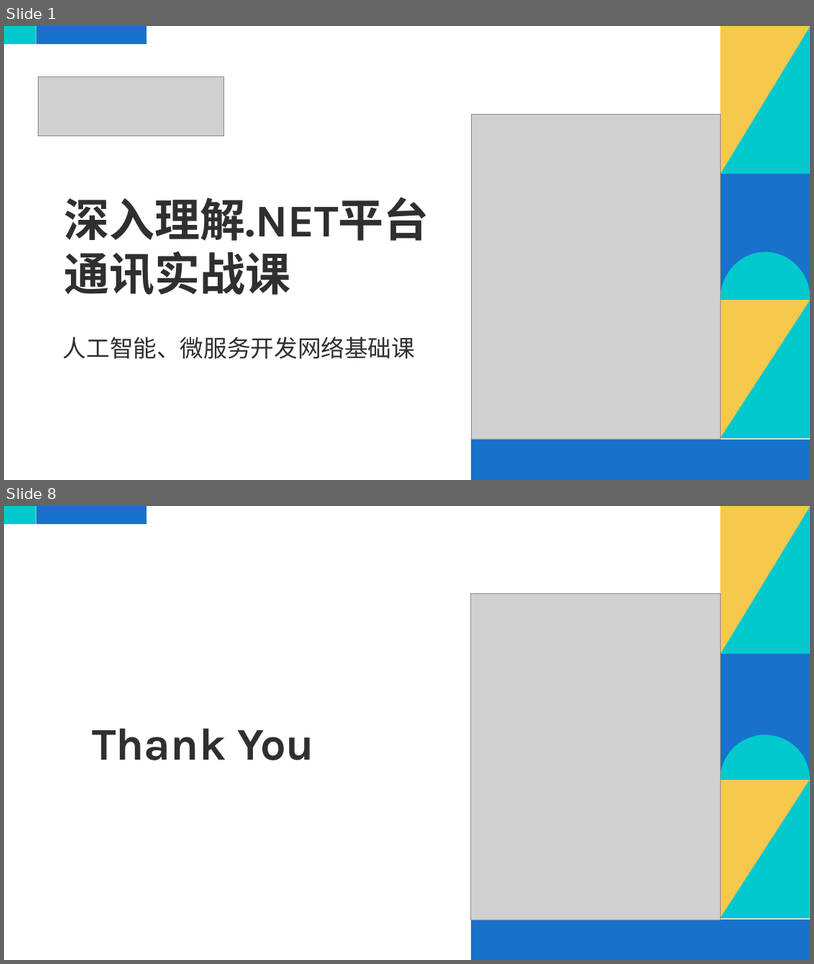
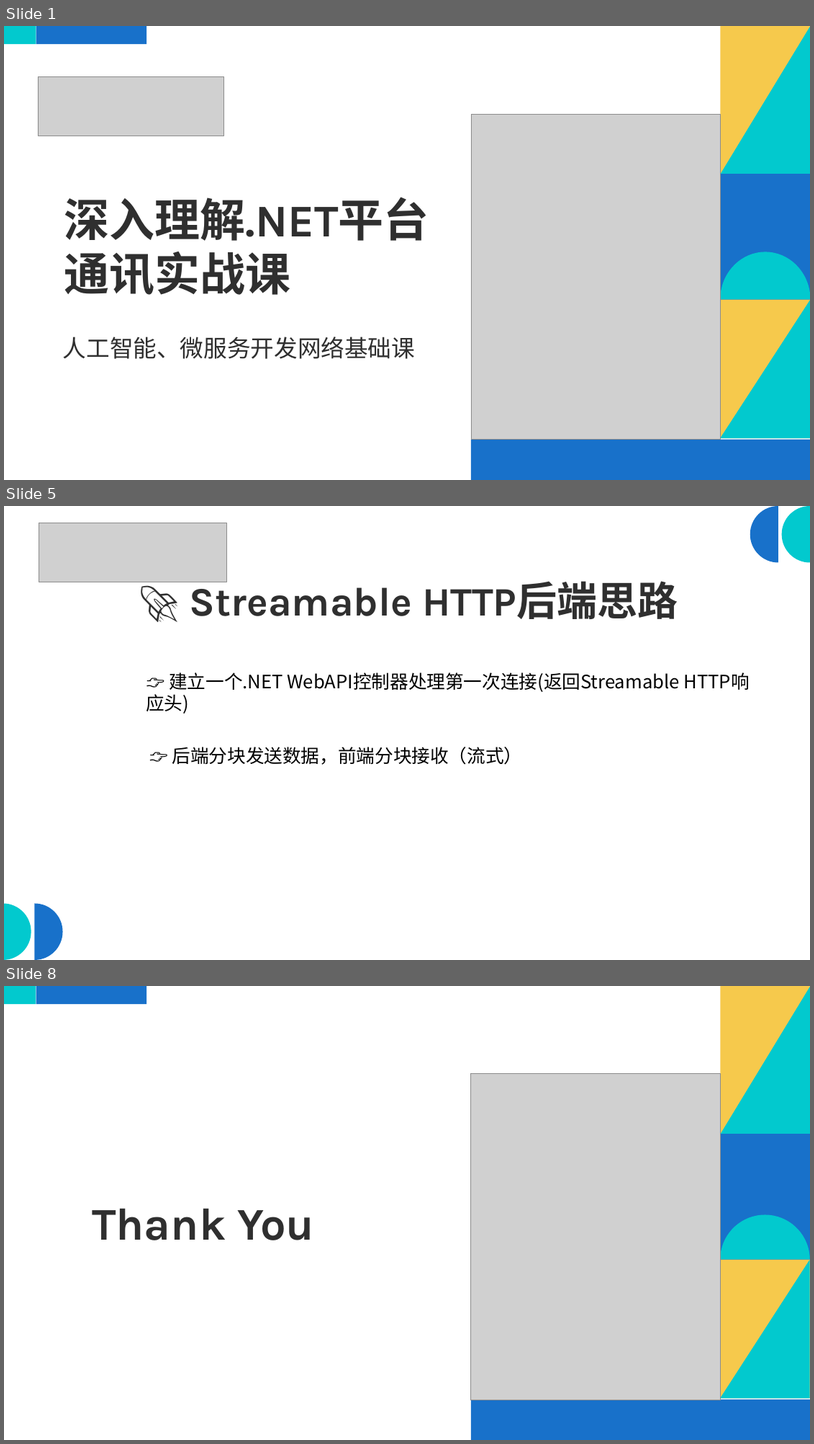
Before and after one commit to scottfly189/dotnet_net_course, a slide deck: src/9.http_streaming/http_streaming.odp. Shown one above the other, each under a label of ours: slides 1 and 8 before the commit, slides 1, 5 and 8 after it; the slides between them are not shown. The pictures are 814x964 and 814x1444 pixels, drawn with LibreOffice and Linux fonts; fonts in the diff are those of the drawing; grey boxes stand for pictures. Boxes give left, top, right and bottom in pixels: in the first picture for what was removed or moved away, otherwise in the second. Text is boxed around its words. In the diff, an @@ line names an element or a change of style, - is before the commit and + after.

```diff
--- a/src/9.http_streaming/http_streaming.odp
+++ b/src/9.http_streaming/http_streaming.odp
@@ slide 5 added at [4,506,810,960], background #FFFFFF @@
@@ picture added at [39,523,226,582] @@
@@ freeform shape added at [750,506,779,562], fill #1871CA @@
@@ freeform shape added at [782,506,810,562], fill #02C9CE @@
@@ title added at [190,579,412,616], 48 pt, text #2F2F2F, bold @@
+🚀 Streamable HTTP后端思路
@@ text added at [169,672,679,692], 22 pt, text #000000 @@
+👉 建立一个.NET WebAPI控制器处理第一次连接(返回Streamable HTTP响应头)
@@ text added at [172,746,523,764], 22 pt, text #000000 @@
+👉 后端分块发送数据，前端分块接收（流式）
@@ freeform shape added at [4,903,31,959], fill #02C9CE @@
@@ freeform shape added at [34,903,62,959], fill #1871CA @@
```
Also in this commit, not shown: 4 slides changed, 2 other slides added, 5 slides removed, 1 other file.
